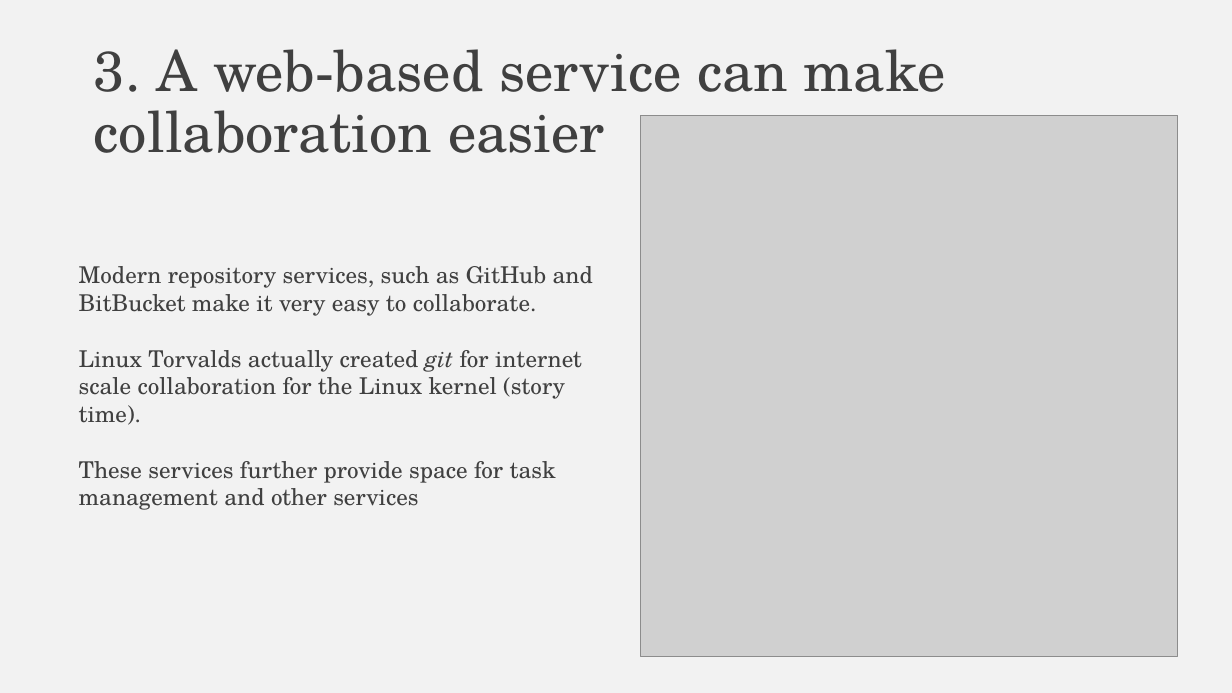
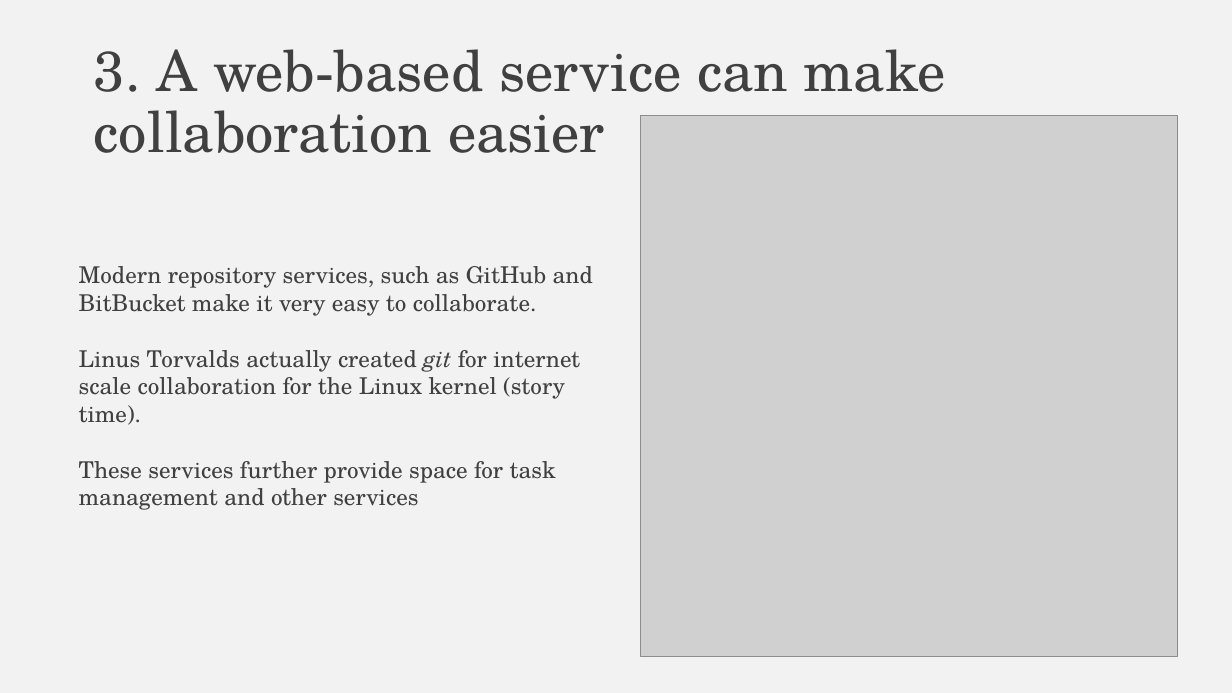
Before and after one commit to falconair/ProgrammingForAnalytics, a slide deck: slide 6 of lectures/050_git_version_control/Why do you need version control.pptx. Drawn at 1232x693 pixels with LibreOffice and Linux fonts; fonts in the diff are those of the drawing; grey boxes stand for pictures. Boxes give left, top, right and bottom in pixels: in the first picture for what was removed or moved away, otherwise in the second. Text is boxed around its words. In the diff, an @@ line names an element or a change of style, - is before the commit and + after.

```diff
--- a/lectures/050_git_version_control/Why do you need version control.pptx
+++ b/lectures/050_git_version_control/Why do you need version control.pptx
@@ text at <box>79,350,580,425</box>: text changed @@
-Linux Torvalds actually created git for internet scale collaboration for the Linux kernel (story time).
+Linus Torvalds actually created git for internet scale collaboration for the Linux kernel (story time).
```
Also in this commit, not shown: 10 other files.
